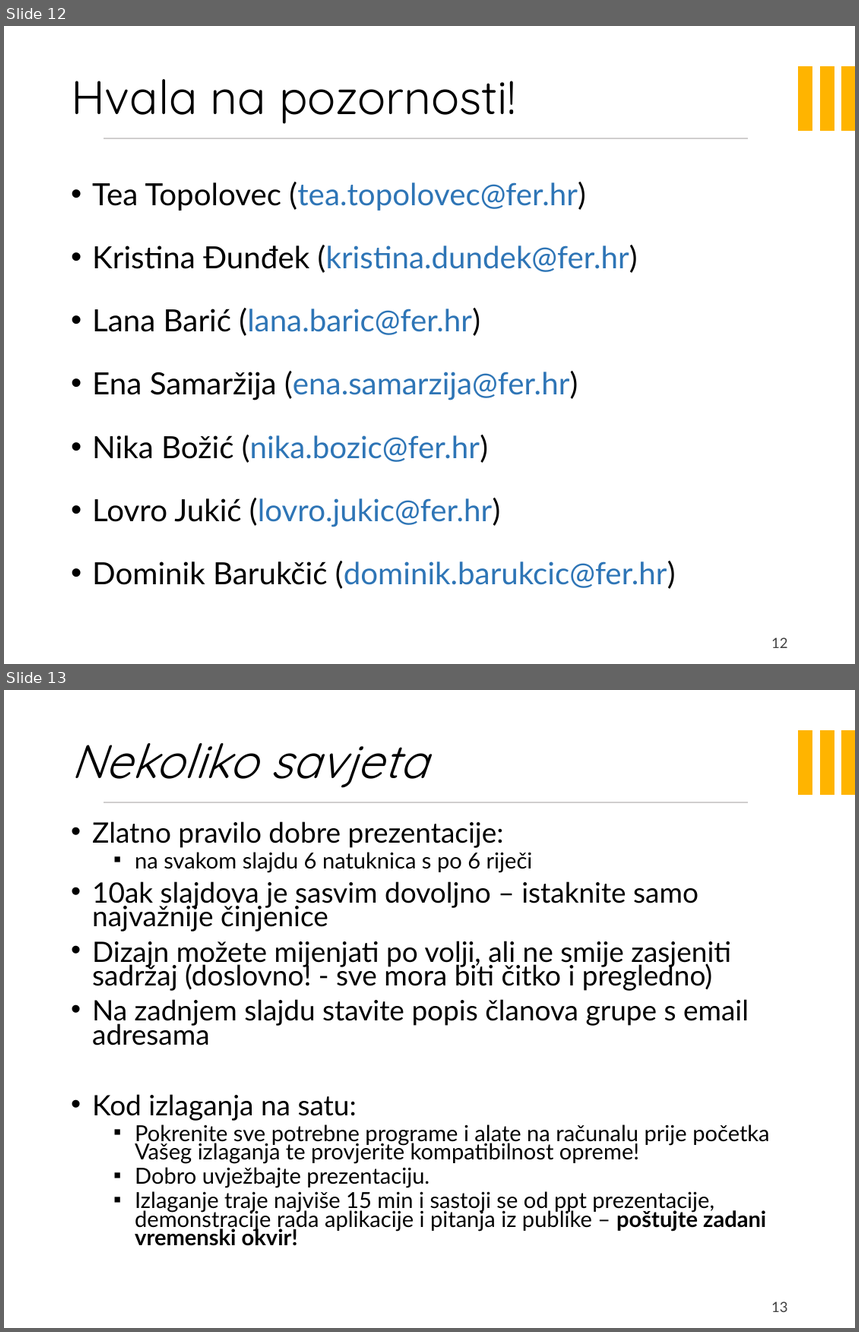
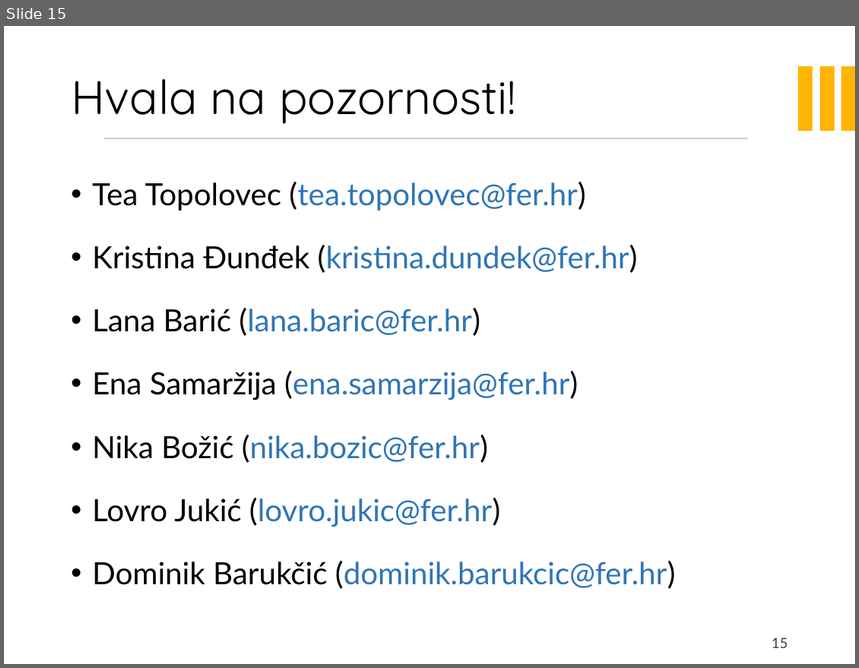
Before and after one commit to doms911/posterized, a slide deck: PROGI_2023_Posterized_prezentacija.pptx. Shown one above the other, each under a label of ours: slides 12 and 13 before the commit, slide 15 after it. The pictures are 859x1332 and 859x668 pixels, drawn with LibreOffice and Linux fonts; fonts in the diff are those of the drawing; background and template pictures are left out. Boxes give left, top, right and bottom in pixels: in the first picture for what was removed or moved away, otherwise in the second. Text is boxed around its words. In the diff, an @@ line names an element or a change of style, - is before the commit and + after.

```diff
--- a/PROGI_2023_Posterized_prezentacija.pptx
+++ b/PROGI_2023_Posterized_prezentacija.pptx
@@ slide 13 removed at (4,690,855,1328), background picture (left out); not listed: 4 template elements that a slide beside it also shows @@
@@ title removed at (71,743,427,788) @@
-Nekoliko savjeta
@@ text removed at (92,821,769,1246) @@
-• Zlatno pravilo dobre prezentacije:
-  ▪ na svakom slajdu 6 natuknica s po 6 riječi
-• 10ak slajdova je sasvim dovoljno – istaknite samo najvažnije činjenice
-• Dizajn možete mijenjati po volji, ali ne smije zasjeniti sadržaj (doslovno! - sve mora biti čitko i pregledno)
-• Na zadnjem slajdu stavite popis članova grupe s email adresama
-• Kod izlaganja na satu:
-  ▪ Pokrenite sve potrebne programe i alate na računalu prije početka Vašeg izlaganja te provjerite kompatibilnost opreme!
-  ▪ Dobro uvježbajte prezentaciju.
-  ▪ Izlaganje traje najviše 15 min i sastoji se od ppt prezentacije, demonstracije rada aplikacije i pitanja iz publike – poštujte zadani vremenski okvir!
@@ page number removed at (772,1302,788,1312) @@
-13
@@ what was slide 12 is now slide 15 @@
@@ page number at (772,638,788,648): text changed @@
-12
+15
```
Also in this commit, not shown: 4 slides added, 1 other slide removed, 1 other file.
